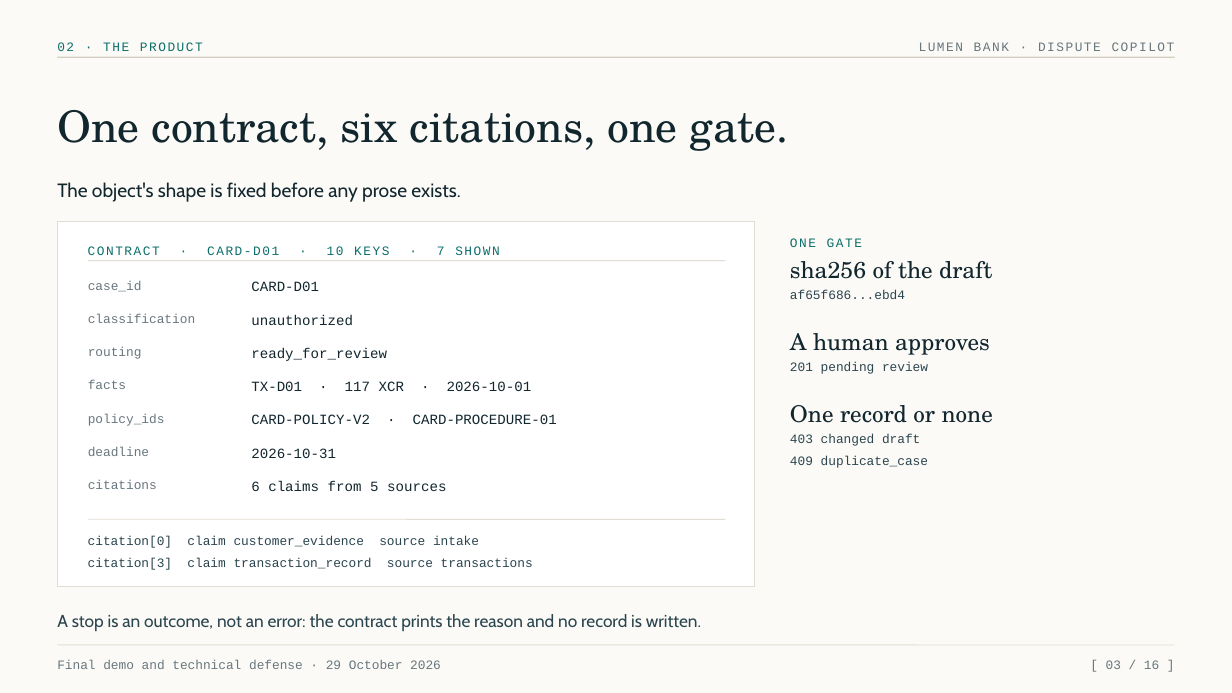
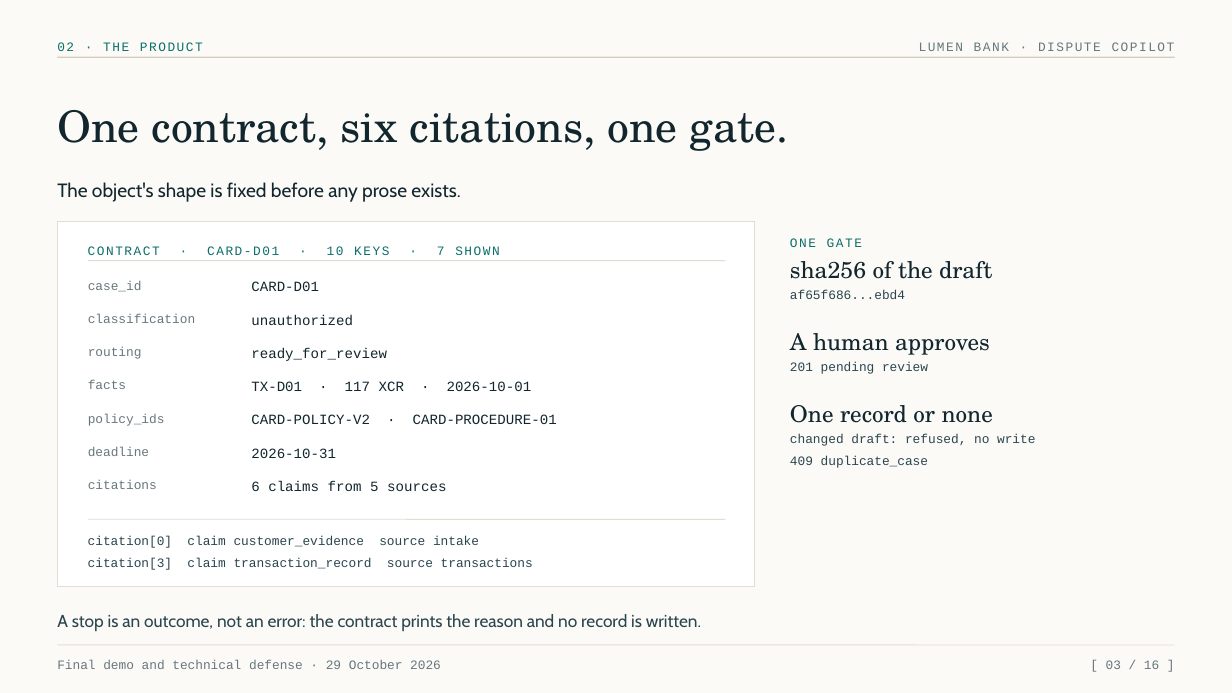
Before and after one commit to ManikandanCoforge/Credit_Card_Dispute, a slide deck: slide 3 of docs/deck/out/lumen-dispute-copilot-2026-10-29.pptx. Drawn at 1232x693 pixels with LibreOffice and Linux fonts; fonts in the diff are those of the drawing. Boxes give left, top, right and bottom in pixels: in the first picture for what was removed or moved away, otherwise in the second. Text is boxed around its words. In the diff, an @@ line names an element or a change of style, - is before the commit and + after.

Commit message:
[COF-48] Rebuild the deck from the refused-write source

```diff
--- a/docs/deck/out/lumen-dispute-copilot-2026-10-29.pptx
+++ b/docs/deck/out/lumen-dispute-copilot-2026-10-29.pptx
@@ text at (x1=790, y1=434, x2=1035, y2=446): text changed @@
-403 changed draft
+changed draft: refused, no write
```
Also in this commit, not shown: 4 other slides changed, 2 other files.
